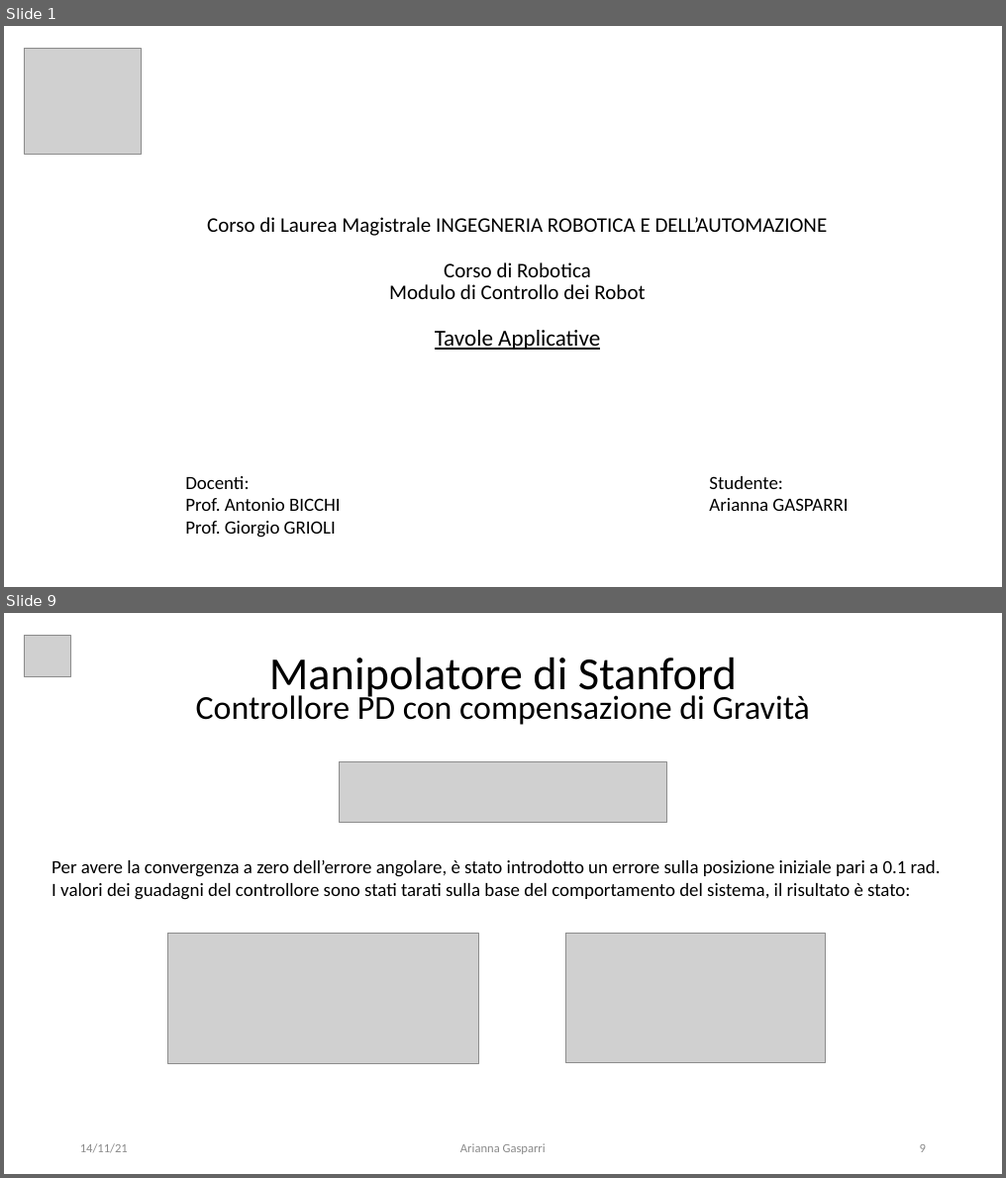
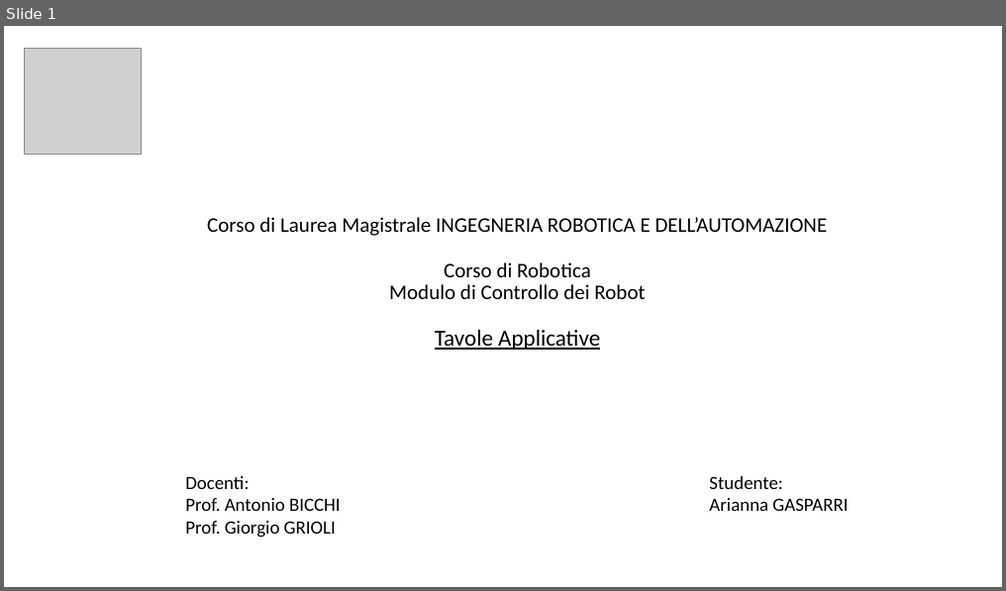
Before and after one commit to giga487/BicchiGas, a slide deck: Relazione/Presentazione.pptx. Shown one above the other, each under a label of ours: slides 1 and 9 before the commit, slide 1 after it; the slides between them are not shown. The pictures are 1006x1178 and 1006x591 pixels, drawn with LibreOffice and Linux fonts; fonts in the diff are those of the drawing; grey boxes stand for pictures. Boxes give left, top, right and bottom in pixels: in the first picture for what was removed or moved away, otherwise in the second. Text is boxed around its words. In the diff, an @@ line names an element or a change of style, - is before the commit and + after.

```diff
--- a/Relazione/Presentazione.pptx
+++ b/Relazione/Presentazione.pptx
@@ slide 9 removed at (4,613,1002,1174), background #FFFFFF @@
@@ picture removed at (24,635,70,677) @@
@@ text removed at (196,657,810,725) @@
-Manipolatore di Stanford
-Controllore PD con compensazione di Gravità
@@ picture removed at (340,762,666,823) @@
@@ text removed at (52,861,941,900) @@
-Per avere la convergenza a zero dell’errore angolare, è stato introdotto un errore sulla posizione iniziale pari a 0.1 rad.
-I valori dei guadagni del controllore sono stati tarati sulla base del comportamento del sistema, il risultato è stato:
@@ picture removed at (168,933,478,1063) @@
@@ picture removed at (565,934,826,1063) @@
@@ text removed at (80,1144,128,1154) @@
-14/11/21
@@ text removed at (460,1144,546,1155) @@
-Arianna Gasparri
@@ page number removed at (920,1145,926,1153) @@
-9
```
Also in this commit, not shown: 24 slides changed, 14 slides added, 2 other slides removed, 44 other files.
